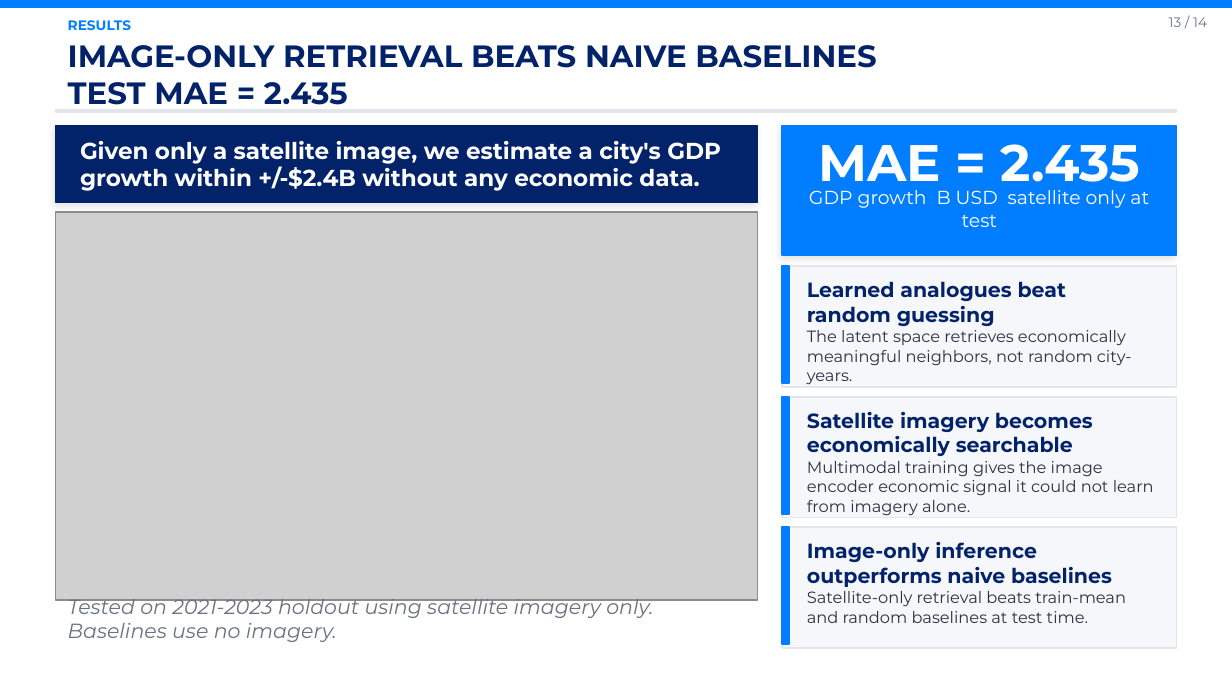
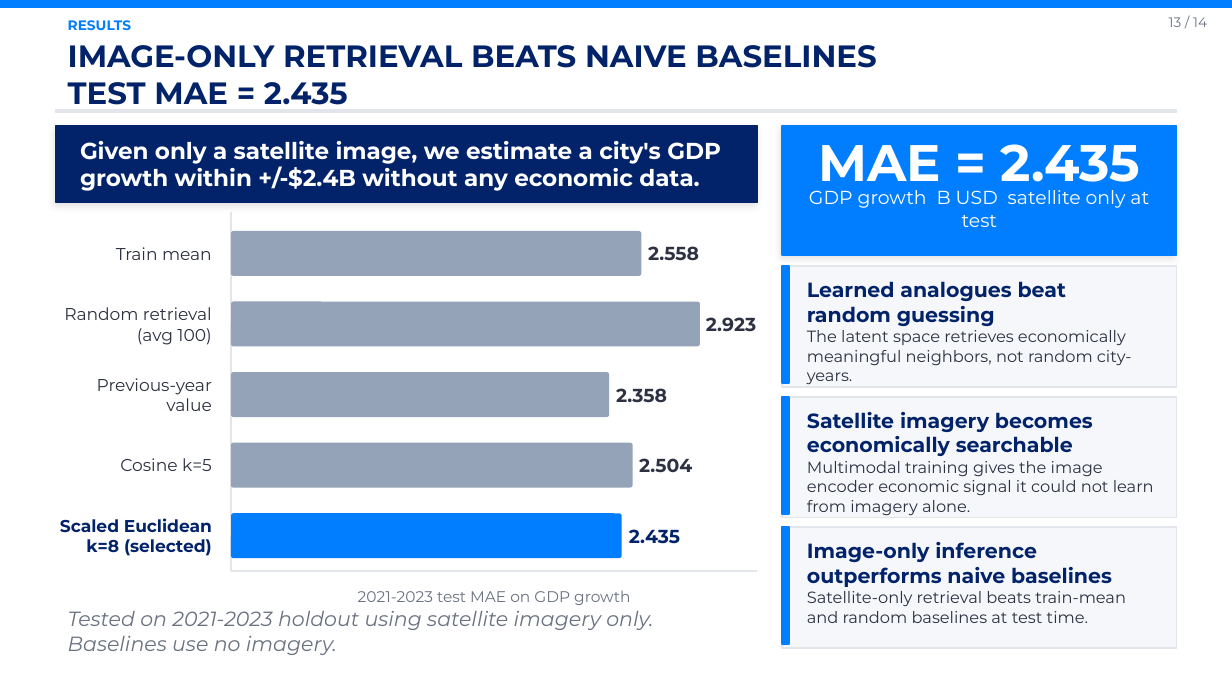
Before and after one commit to cathyliu0510/209b_Final_Project, a slide deck: slide 13 of cs1090b_ms4_presentation_group12.pptx. Drawn at 1232x693 pixels with LibreOffice and Linux fonts; fonts in the diff are those of the drawing; grey boxes stand for pictures. Boxes give left, top, right and bottom in pixels: in the first picture for what was removed or moved away, otherwise in the second. Text is boxed around its words. In the diff, an @@ line names an element or a change of style, - is before the commit and + after.

```diff
--- a/cs1090b_ms4_presentation_group12.pptx
+++ b/cs1090b_ms4_presentation_group12.pptx
@@ picture removed at [55, 212, 758, 600] @@
@@ group added at [60, 212, 758, 605]: 11 texts, 5 rounded rectangles, 2 lines @@
+Train mean
+2.558
+Random retrieval (avg 100)
+2.923
+Previous-year value
+2.358
+Cosine k=5
+2.504
+Scaled Euclidean k=8 (selected)
+2.435
+2021-2023 test MAE on GDP growth
@@ text "Tested on 2021-2023 holdout using ..." rewrapped from [68, 594, 653, 642] to [68, 611, 653, 655] @@
```
Also in this commit, not shown: 2 other slides changed.
